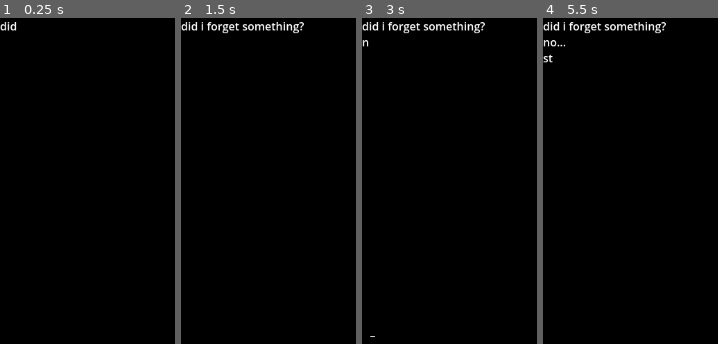
Above: before the commit, frames 1-4 (left to right).
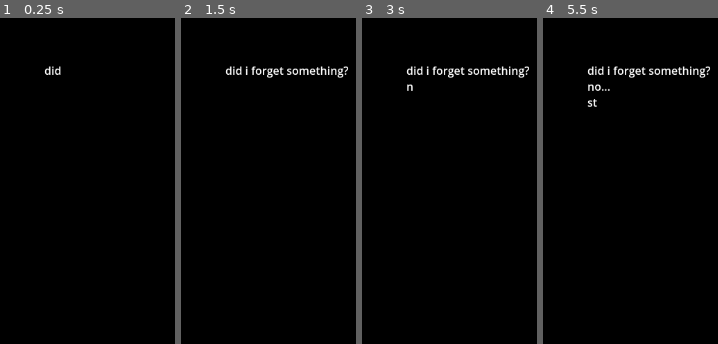
Above: after the commit, the same moments.

Repository: etper/papers-please
Game: Godot game, scene res://boot_intro.tscn
The game is run twice, just before and just after one commit, with the same random seed, the same clock (stepped at 60 frames per second) and the same inputs.
Inputs:
- Up to frame 1 (0.25 s): no input
- Up to frame 2 (1.5 s): tap Enter (ui_accept) at 0.5, 0.77 s
- Up to frame 3 (3 s): tap Enter (ui_accept) at 1.52, 2, 2.75 s
- Up to frame 4 (5.5 s): tap Enter (ui_accept) at 3.02, 3.5, 3.77, 4.25, 4.52, 5 s

The runs differ from the first frame. In frame 1, 0.4% of the frame differs, in the area x 0-35%, y 1-18%; in frame 2, 2.2%; in frame 3, 2.4%; in frame 4, 2.7%, in the area x 0-96%, y 1-28%.

Commit message:
hid the cursor

Diff:
--- a/boot_intro.gd
+++ b/boot_intro.gd
@@ -114,22 +114,18 @@
 
 		await get_tree().create_timer(speed).timeout
 
-
-
 func blink_cursor() -> void:
 
-	while true:
-
-		cursor.visible = !cursor.visible
-
-		await get_tree().create_timer(0.5).timeout
+	return
 
 func update_cursor() -> void:
 
-	cursor.position = Vector2(
-		boot_text.position.x + 12,
-		boot_text.position.y + boot_text.size.y + 8
-	)
+	return
+
+	#cursor.position = Vector2(
+		#boot_text.position.x + 12,
+		#boot_text.position.y + boot_text.size.y + 8
+	#)
 
 func _input(event):
 
--- a/boot_intro.tscn
+++ b/boot_intro.tscn
@@ -18,15 +18,19 @@
 layout_mode = 1
 anchors_preset = 10
 anchor_right = 1.0
-offset_left = -0.5
-offset_right = 1152.0
-offset_bottom = 432.0
+offset_left = 64.0
+offset_top = 64.0
+offset_right = 1216.5
+offset_bottom = 496.0
 grow_horizontal = 2
 
 [node name="Cursor" type="Label" parent="." unique_id=25936596]
+visible = false
 layout_mode = 0
-offset_right = 40.0
-offset_bottom = 23.0
+offset_left = 232.0
+offset_top = 176.0
+offset_right = 272.0
+offset_bottom = 199.0
 text = "_"
 
 [node name="FadeRect" type="ColorRect" parent="." unique_id=150735473]
--- a/scripts/gdd.gd
+++ b/scripts/gdd.gd
@@ -1,5 +1,7 @@
 #papers please but in theme of "Brain"
 
+
+	#game title: AUDITOR
 	#internal monologue at the start
 	#screen pitch black
 	#voice over
@@ -1314,3 +1316,7 @@
 		# make sure that quotas increase each day 5,10,15
 		# make sure finale is done right according to plot
 		# in the intro boot sequence it does not clear the pc lines correctly
+		# perhaps typing sfx could be nice in the boot intro sequence
+		# check out the gdd if everything is implemented (main menu sequences too)
+		# perhaps we could do random rules for each day
+		# same categories, but random values
